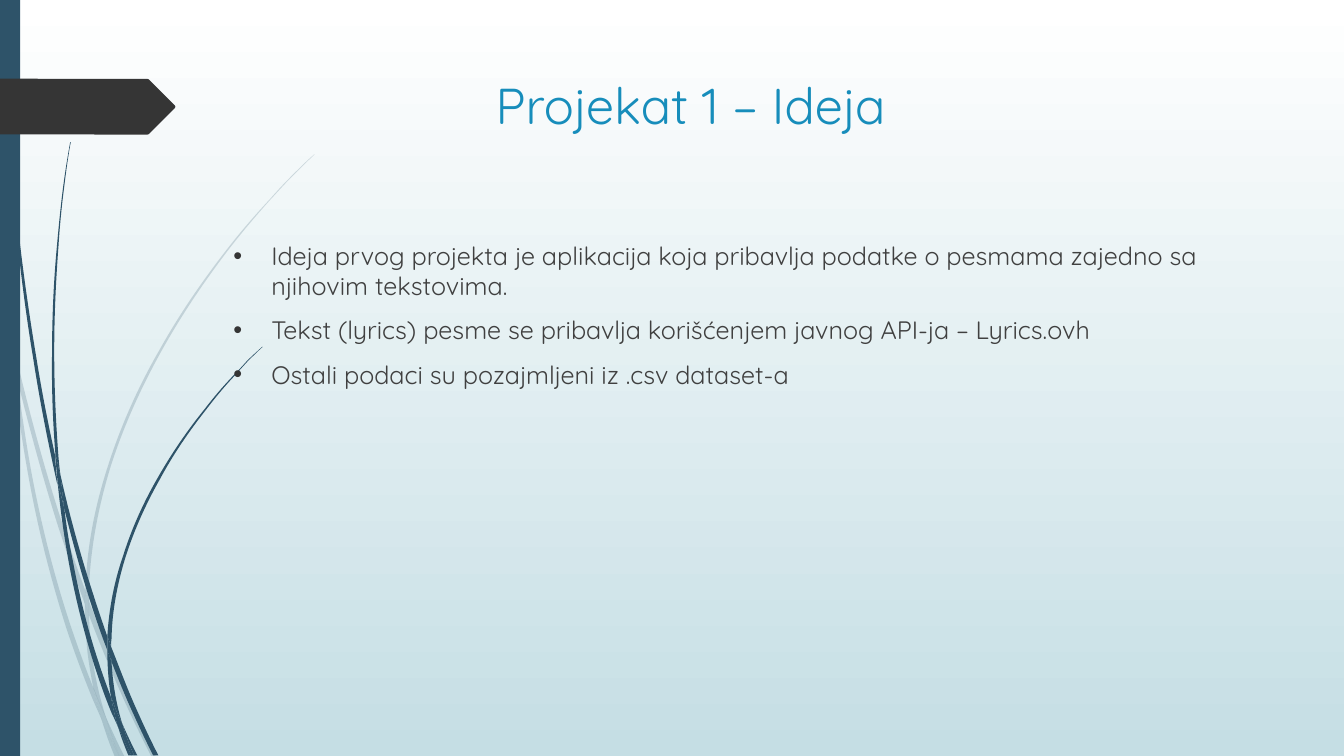
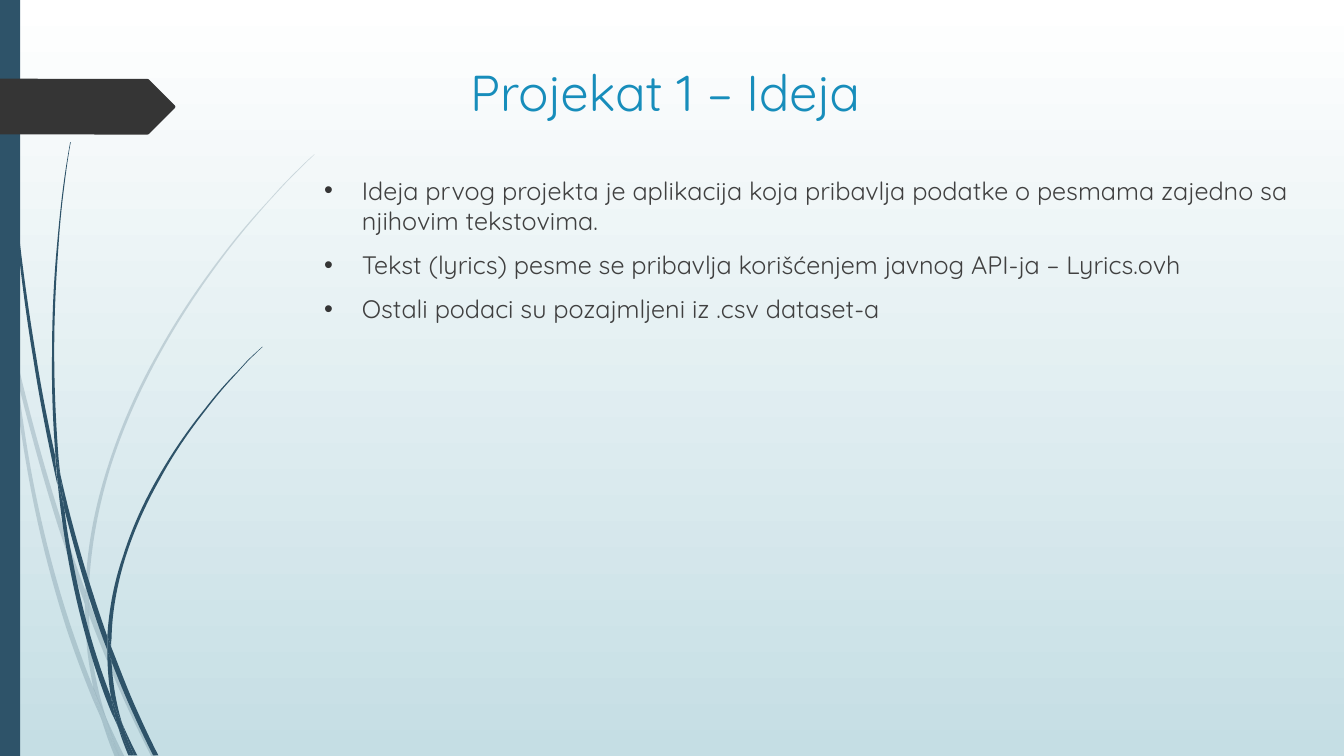
Before and after one commit to TeaMitic/SOA, a slide deck: slide 2 of Prezentacija projekata/Servisno-orijentisane arhitekture – Projekti.pptx. Drawn at 1344x756 pixels with LibreOffice and Linux fonts; fonts in the diff are those of the drawing. Boxes give left, top, right and bottom in pixels: in the first picture for what was removed or moved away, otherwise in the second. Text is boxed around its words. In the diff, an @@ line names an element or a change of style, - is before the commit and + after.

```diff
--- a/Prezentacija projekata/Servisno-orijentisane arhitekture – Projekti.pptx
+++ b/Prezentacija projekata/Servisno-orijentisane arhitekture – Projekti.pptx
@@ title "Projekat 1 – Ideja" moved from (x1=496, y1=86, x2=885, y2=134) to (x1=470, y1=73, x2=859, y2=121) @@
@@ text "Ideja prvog projekta je aplikacija ..." moved from (x1=271, y1=246, x2=1197, y2=389) to (x1=362, y1=181, x2=1287, y2=323) @@
```
Also in this commit, not shown: 9 other slides changed.
